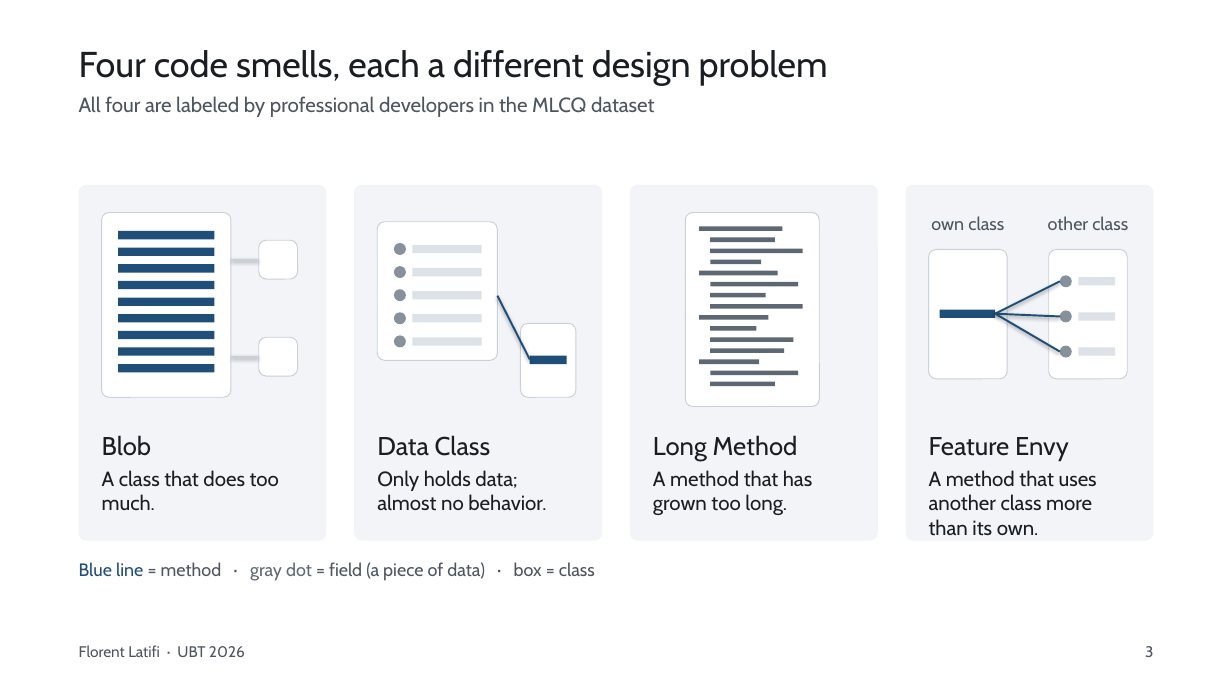
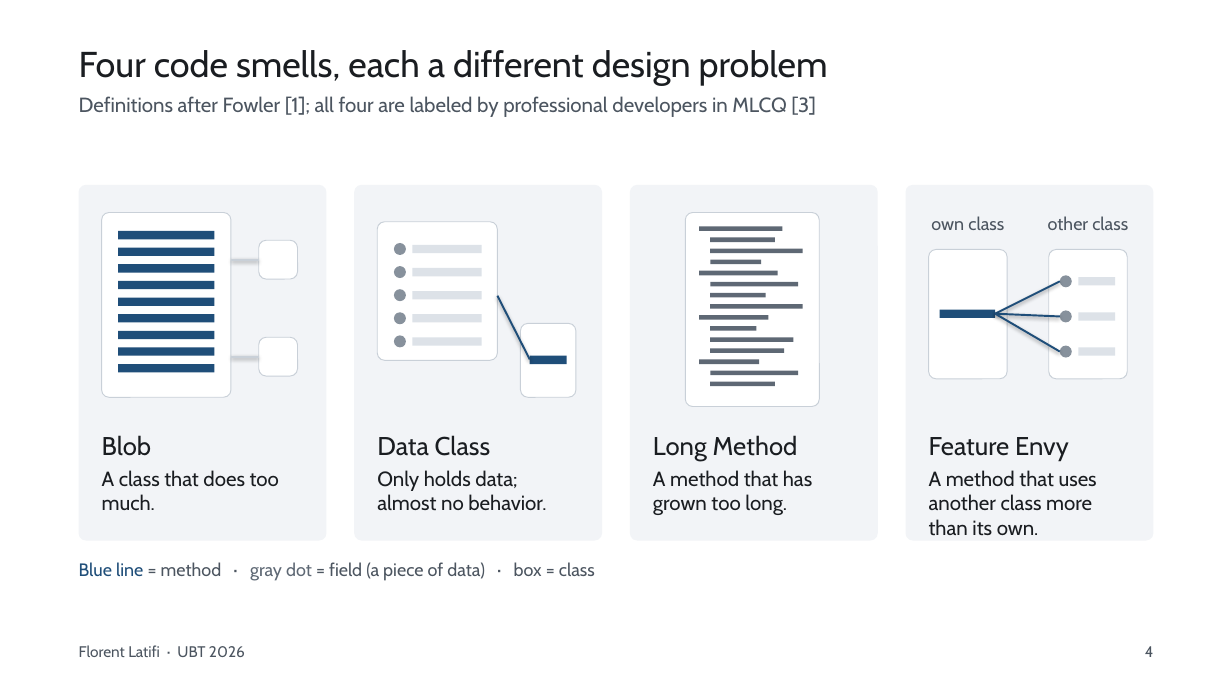
Before and after one commit to FlorentLatifi/Code-Smell-Detection-and-Refactoring-Recommendations, a slide deck: slide 4 of docs/konferenca/UBT2026_Florent_Latifi.pptx (slide 3 before the commit). Drawn at 1232x693 pixels with LibreOffice and Linux fonts; fonts in the diff are those of the drawing. Boxes give left, top, right and bottom in pixels: in the first picture for what was removed or moved away, otherwise in the second. Text is boxed around its words. In the diff, an @@ line names an element or a change of style, - is before the commit and + after.

```diff
--- a/docs/konferenca/UBT2026_Florent_Latifi.pptx
+++ b/docs/konferenca/UBT2026_Florent_Latifi.pptx
@@ text at (79,96,816,117): text changed @@
-All four are labeled by professional developers in the MLCQ dataset
+Definitions after Fowler [1]; all four are labeled by professional developers in MLCQ [3]
@@ text at (1145,646,1154,657): text changed @@
-3
+4
```
Also in this commit, not shown: 14 other slides changed, 4 slides added, 1 slide removed, 7 other files.
